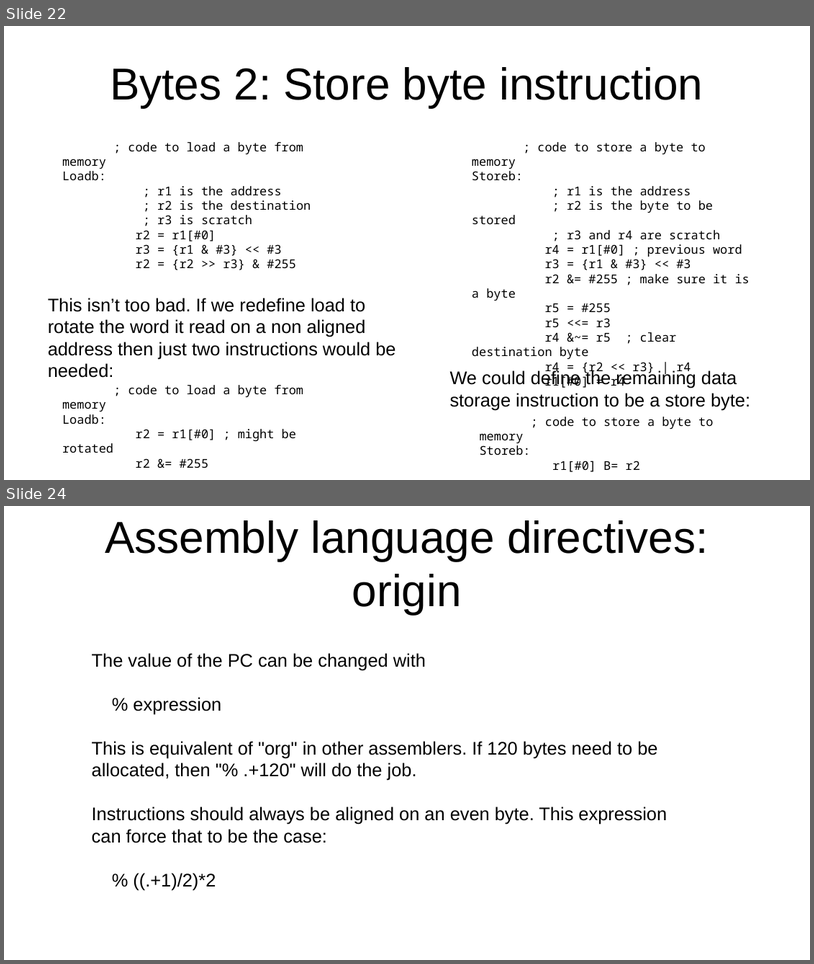
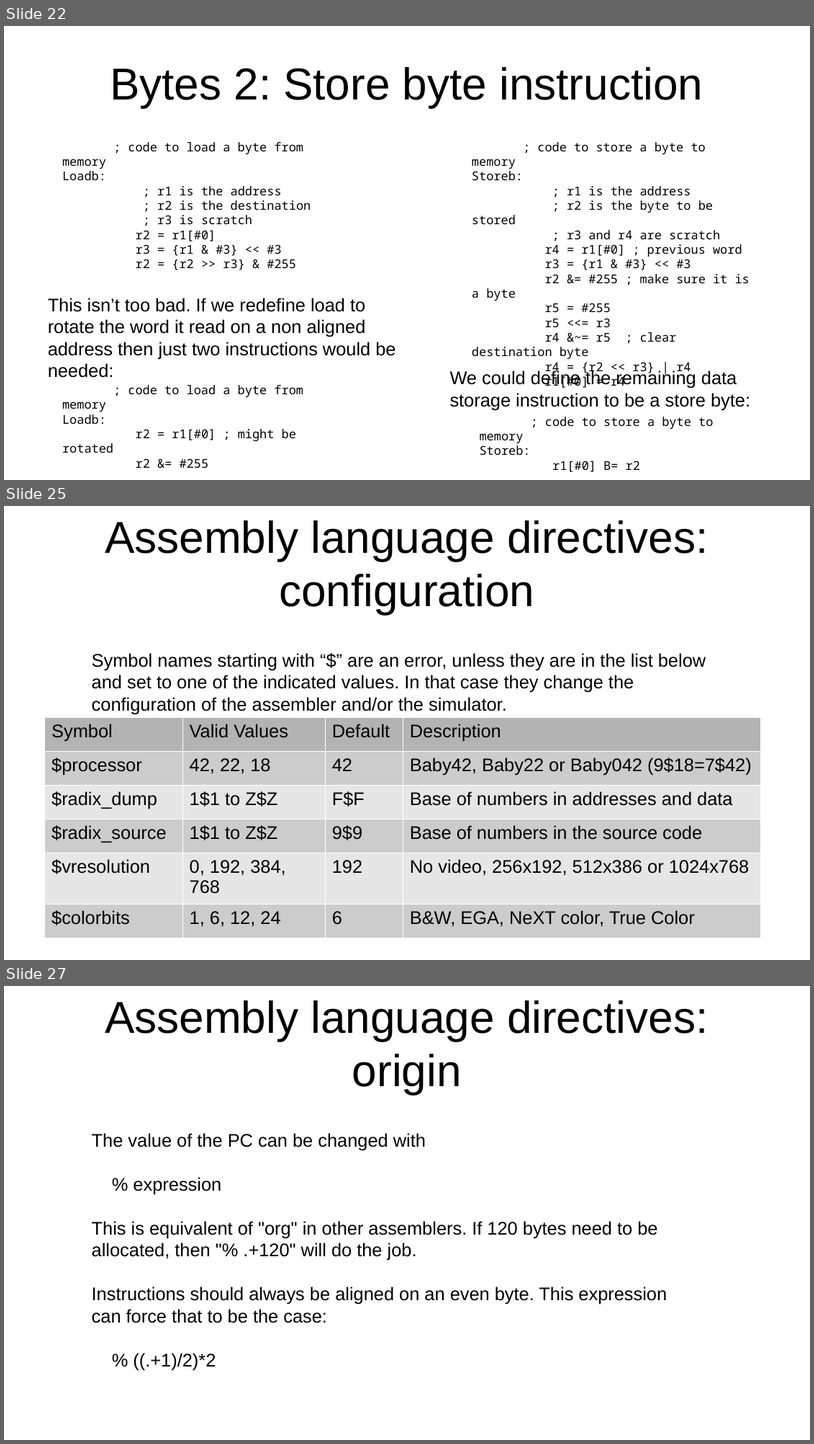
Before and after one commit to jeceljr/baby42, a slide deck: doc/baby42_slides.odp. Shown one above the other, each under a label of ours: slides 22 and 24 before the commit, slides 22, 25 and 27 after it; the slides between them are not shown. The pictures are 814x964 and 814x1444 pixels, drawn with LibreOffice and Linux fonts; fonts in the diff are those of the drawing. Boxes give left, top, right and bottom in pixels: in the first picture for what was removed or moved away, otherwise in the second. Text is boxed around its words. In the diff, an @@ line names an element or a change of style, - is before the commit and + after.

Commit message:
added include, configuration and number literal radix

```diff
--- a/doc/baby42_slides.odp
+++ b/doc/baby42_slides.odp
@@ slide 25 added at (x1=4, y1=506, x2=810, y2=960), background #FFFFFF @@
@@ title added at (x1=105, y1=520, x2=708, y2=615), 44 pt, text #000000 @@
+Assembly language directives:
+configuration
@@ text added at (x1=92, y1=653, x2=706, y2=714), 18 pt, text #000000 @@
+Symbol names starting with “$” are an error, unless they are in the list below and set to one of the indicated values. In that case they change the configuration of the assembler and/or the simulator.
@@ table added at (x1=44, y1=718, x2=760, y2=936), 6 rows, 4 columns @@
+Symbol | Valid Values | Default | Description
+$processor | 42, 22, 18 | 42 | Baby42, Baby22 or Baby042 (9$18=7$42)
+$radix_dump | 1$1 to Z$Z | F$F | Base of numbers in addresses and data
+$radix_source | 1$1 to Z$Z | 9$9 | Base of numbers in the source code
+$vresolution | 0, 192, 384, 768 | 192 | No video, 256x192, 512x386 or 1024x768
+$colorbits | 1, 6, 12, 24 | 6 | B&W, EGA, NeXT color, True Color
@@ what was slide 24 is now slide 27 @@
```
Also in this commit, not shown: 2 slides changed, 2 other slides added, 1 other file.
